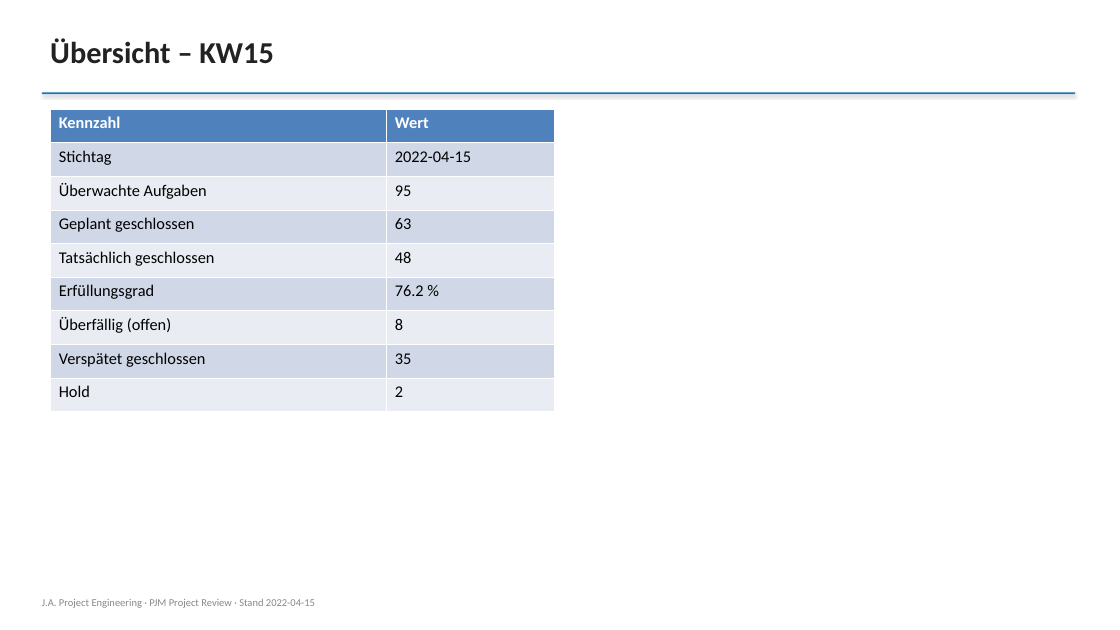
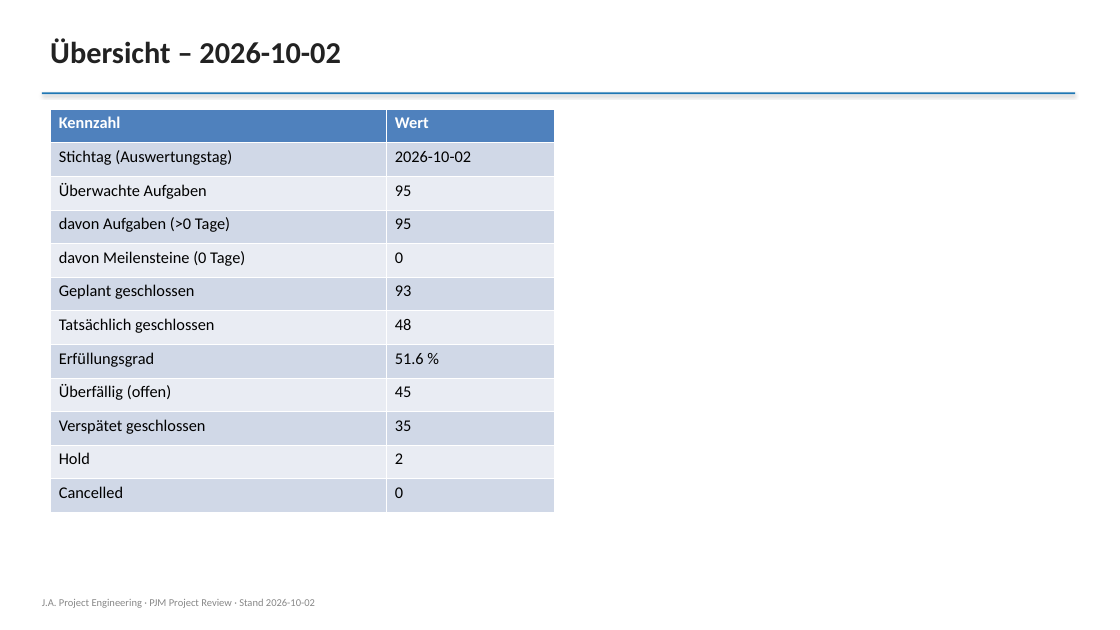
Before and after one commit to JonasJ98/PMTool, a slide deck: slide 2 of demo_review.pptx. Drawn at 1120x630 pixels with LibreOffice and Linux fonts; fonts in the diff are those of the drawing. Boxes give left, top, right and bottom in pixels: in the first picture for what was removed or moved away, otherwise in the second. Text is boxed around its words. In the diff, an @@ line names an element or a change of style, - is before the commit and + after.

```diff
--- a/demo_review.pptx
+++ b/demo_review.pptx
@@ text at bbox=[50, 38, 340, 64]: text changed @@
-Übersicht – KW15
+Übersicht – 2026-10-02
@@ table at bbox=[50, 109, 555, 513] @@
-row 2, column 1: Stichtag
+row 2, column 1: Stichtag (Auswertungstag)
-row 2, column 2: 2022-04-15
+row 2, column 2: 2026-10-02
-row 4: Geplant geschlossen | 63
+row 4: davon Aufgaben (>0 Tage) | 95
+row 5: davon Meilensteine (0 Tage) | 0
+row 6: Geplant geschlossen | 93
-row 8, column 2: 76.2 %
+row 8, column 2: 51.6 %
-row 9, column 2: 8
+row 9, column 2: 45
+row 12: Cancelled | 0
@@ text at bbox=[42, 599, 315, 608]: text changed @@
-J.A. Project Engineering · PJM Project Review · Stand 2022-04-15
+J.A. Project Engineering · PJM Project Review · Stand 2026-10-02
```
Also in this commit, not shown: 7 other slides changed, 1 slide added, 15 other files.
